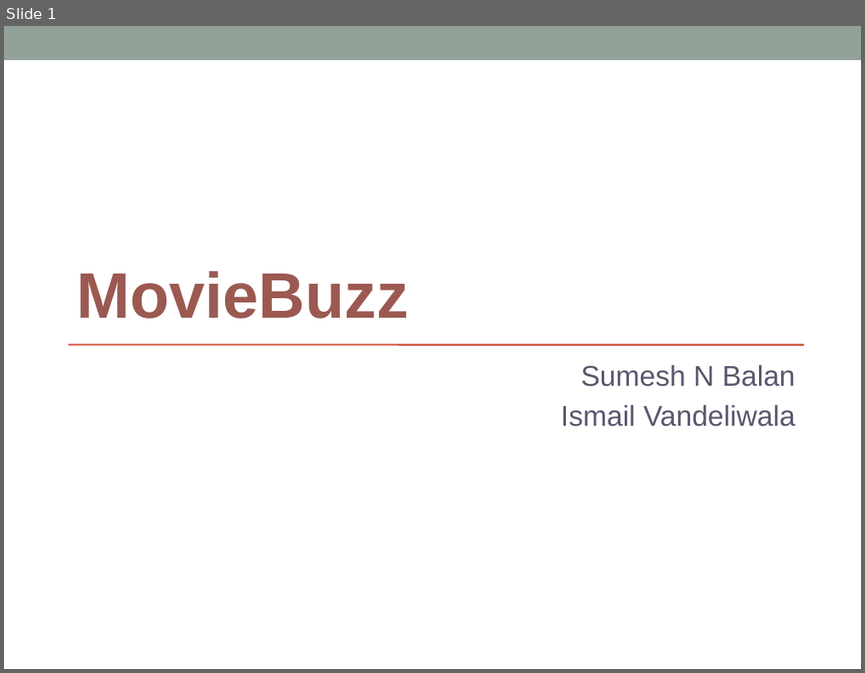
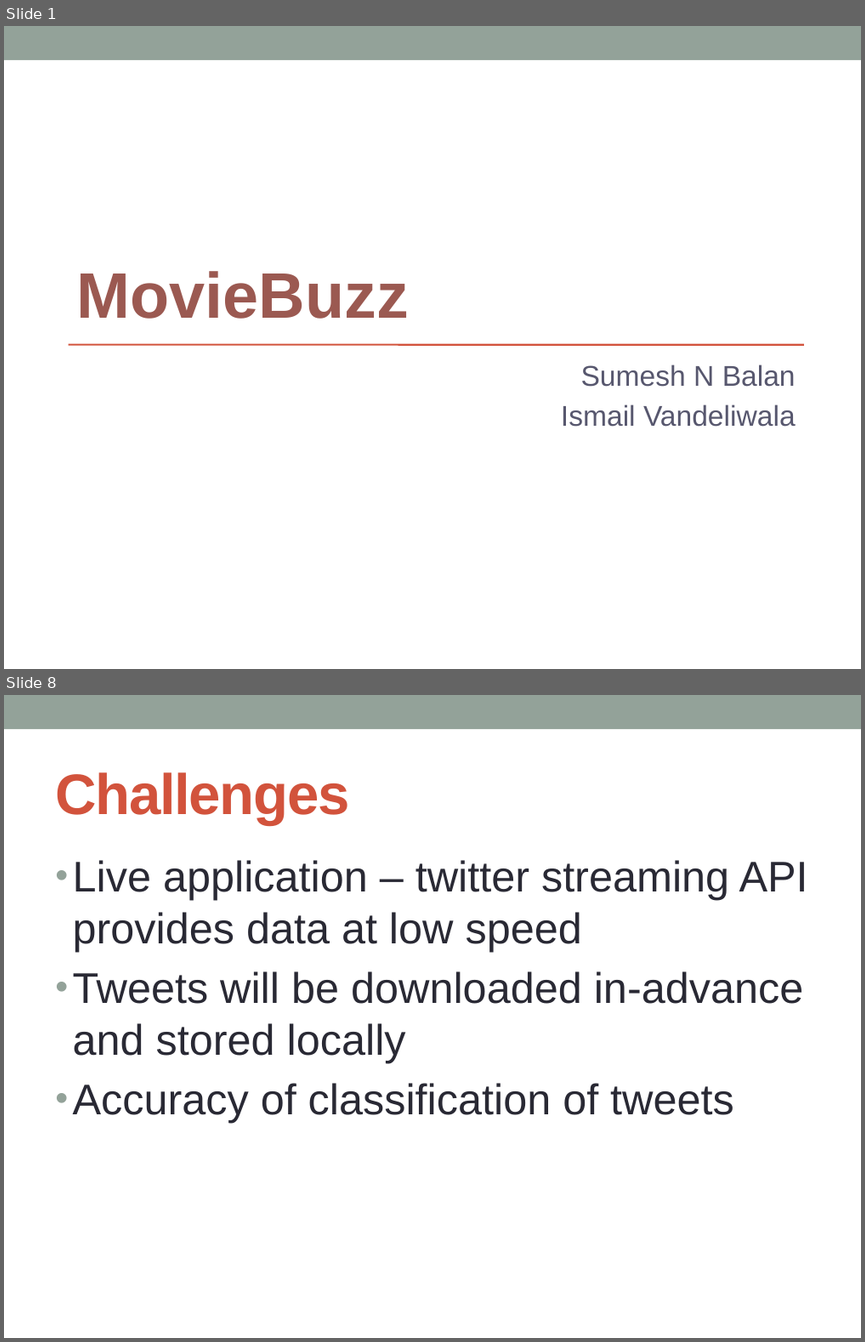
Before and after one commit to sumeshnb/6339Project, a slide deck: midterm_presentation.pptx. Shown one above the other, each under a label of ours: slide 1 before the commit, slides 1 and 8 after it; the slides between them are not shown. The pictures are 865x673 and 865x1342 pixels, drawn with LibreOffice and Linux fonts; fonts in the diff are those of the drawing. Boxes give left, top, right and bottom in pixels: in the first picture for what was removed or moved away, otherwise in the second. Text is boxed around its words. In the diff, an @@ line names an element or a change of style, - is before the commit and + after.

```diff
--- a/midterm_presentation.pptx
+++ b/midterm_presentation.pptx
@@ slide 8 added at (4, 695, 861, 1338), background #FFFFFF; not listed: 1 template element that a slide beside it also shows @@
@@ title added at (55, 772, 349, 824), 48 pt, text #D2533C, bold @@
+Challenges
@@ text added at (73, 860, 808, 1123), 36 pt, text #292934 @@
+• Live application – twitter streaming API provides data at low speed
+• Tweets will be downloaded in-advance and stored locally
+• Accuracy of classification of tweets
```
Also in this commit, not shown: 7 slides changed, 1 other slide added, 4 slides removed.
